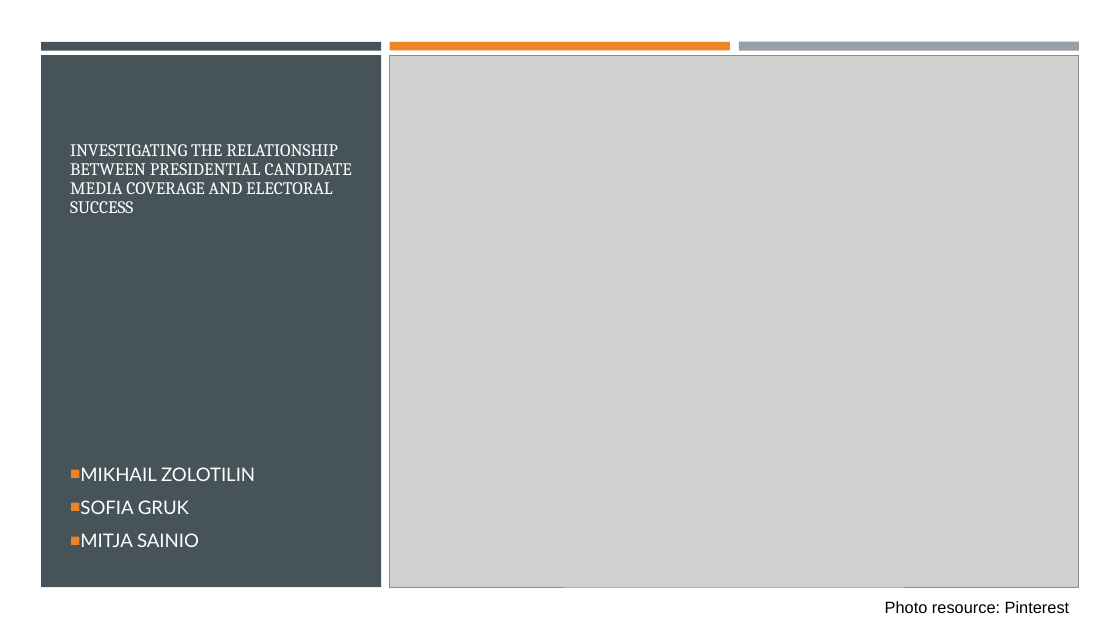
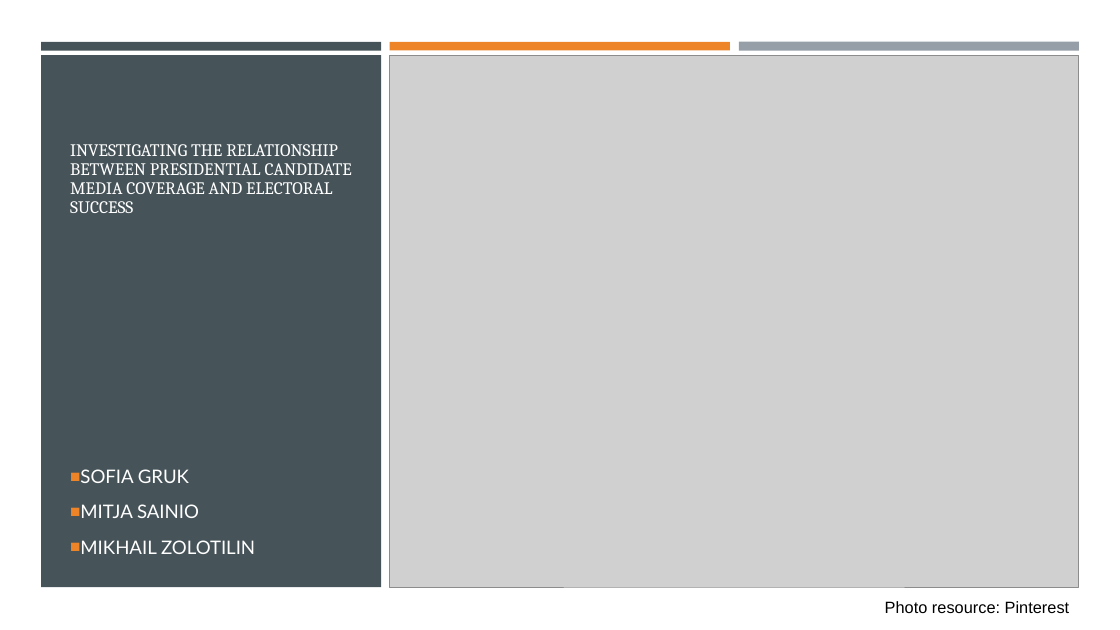
Before and after one commit to gruksd/Data-mini-project, a slide deck: slide 1 of Data_miniproject.pptx. Drawn at 1120x630 pixels with LibreOffice and Linux fonts; fonts in the diff are those of the drawing; grey boxes stand for pictures. Boxes give left, top, right and bottom in pixels: in the first picture for what was removed or moved away, otherwise in the second. Text is boxed around its words. In the diff, an @@ line names an element or a change of style, - is before the commit and + after.

```diff
--- a/Data_miniproject.pptx
+++ b/Data_miniproject.pptx
@@ subtitle at (80, 467, 255, 481): paragraph removed @@
-■ MIKHAIL ZOLOTILIN
@@ subtitle at (80, 469, 199, 518): line spacing 1 to 1.1 @@
@@ subtitle at (80, 540, 255, 554): paragraph added @@
+■ MIKHAIL ZOLOTILIN
```
